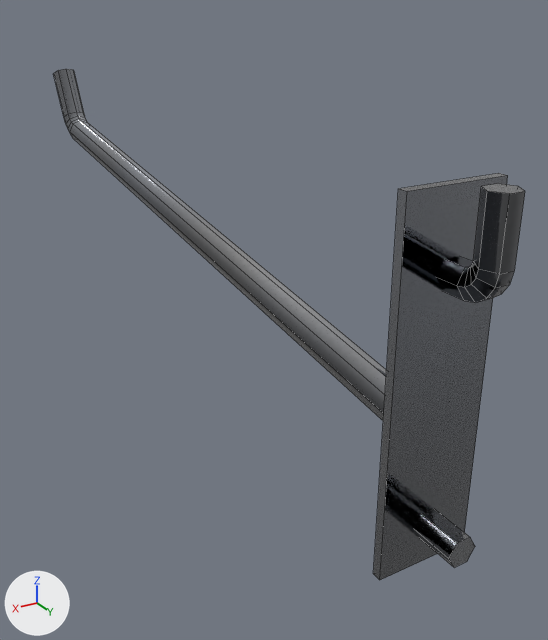
One commit to the OBJ model models/werkzeugwand/einzelteile/haken_lang.obj: the scene before it, then after it.
The view is the same before and after, from a 50 mm camera at (0.0644, 0.0647, 0.0295) aimed at (-0.0111, -0.0613, -0.0335). The lights are fixed; the arrows at lower left show +X, +Y and +Z. The first picture is the older version. Mesh edges are drawn as thin lines. Where no turn or scale is listed for an object, it has been applied to the vertices.

The first picture shows 'Vorlage_Haken_lang'.
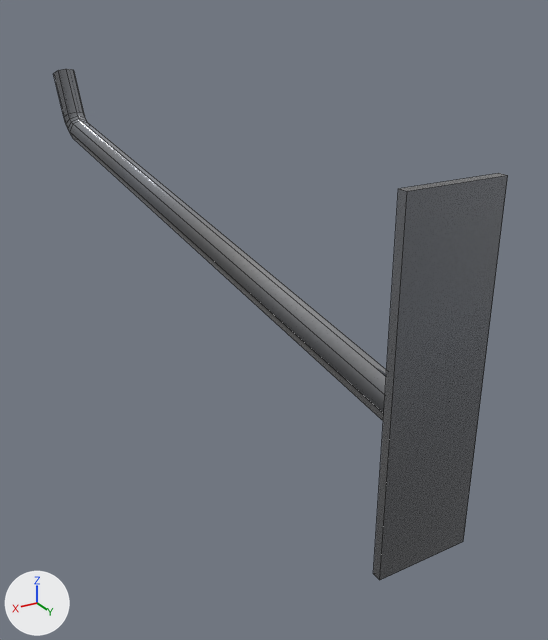
Pixel boxes [x1, y1, x2, y2] of what changed, in the pictures (548 x 640 px):
'Vorlage_Haken_lang', reshaped: before [54, 69, 525, 580]; after [54, 69, 508, 580]
part 1 of me_vorlage_haken_lang, deleted: before [436, 184, 525, 302]
part 2 of me_vorlage_haken_lang, deleted: before [414, 509, 475, 568]

Patch to the scene script:
```diff
--- a/models/werkzeugwand/einzelteile/haken_lang.obj.py
+++ b/models/werkzeugwand/einzelteile/haken_lang.obj.py
@@ me_vorlage_haken_lang @@
 # used by ob_vorlage_haken_lang; location = (0.0, 0.0, 0.0)
-me_vorlage_haken_lang.from_pydata(...)  # 110 vertices, 94 faces; spans x -0.008..0.008, y -0.16..0.009, z -0.047..0.01
+me_vorlage_haken_lang.from_pydata(...)  # 56 vertices, 48 faces; spans x -0.008..0.008, y -0.16..0.0, z -0.047..0.01
+# me_vorlage_haken_lang part 1: the loose piece of 42 vertices spanning x -0.002..0.002, y -0.001..0.009, z -0.004..0.01 is deleted
+# me_vorlage_haken_lang part 2: the loose piece of 12 vertices spanning x -0.002..0.002, y -0.001..0.007, z -0.042..-0.038 is deleted
 me_vorlage_haken_lang.materials.append(mat_lochwand_haken)
```
